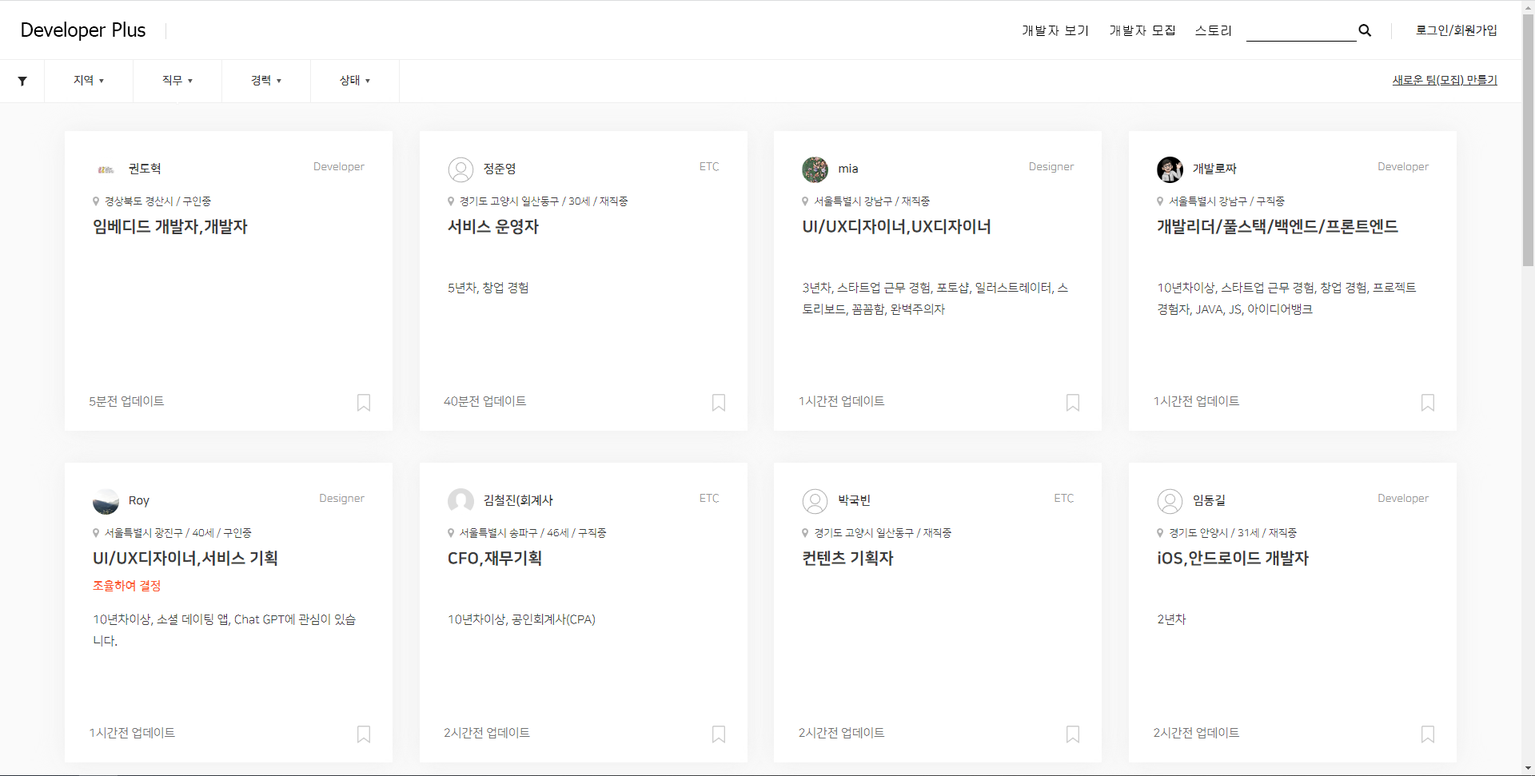
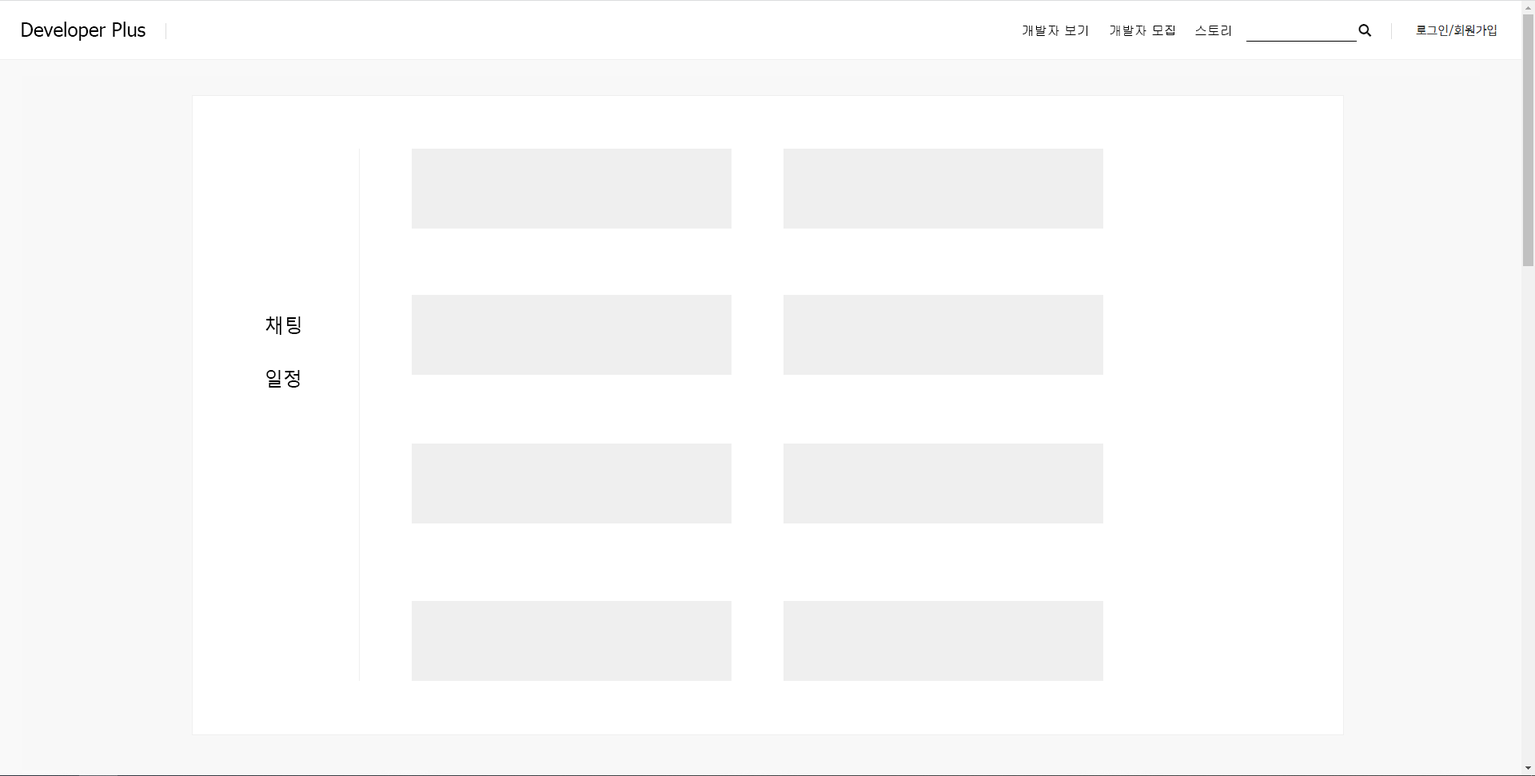
Layer changes from the first 1535x776 image to the second:
added group "메인페이지" with 14 layers above "상단바" over (191, 95, 1344, 736)
added group "메뉴 탭" with 3 layers in group "메인페이지" over (265, 148, 360, 682)
added layer "선 1" in group "메뉴 탭" over (358, 148, 360, 682)
added layer "일정" in group "메뉴 탭" over (266, 370, 300, 388)
added layer "채팅" in group "메뉴 탭" over (265, 316, 301, 335)
added group "채팅 탭" with 8 layers in group "메인페이지" over (411, 148, 1104, 682)
added layer "사각형 3 복사 4" (1st of 2, in "메인페이지" › "채팅 탭") in group "채팅 탭" over (783, 601, 1104, 682)
added layer "사각형 3 복사 4" (2nd of 2, in "메인페이지" › "채팅 탭") in group "채팅 탭" over (411, 601, 732, 682)
added layer "사각형 3 복사 3" (1st of 2, in "메인페이지" › "채팅 탭") in group "채팅 탭" over (783, 443, 1104, 524)
added layer "사각형 3 복사 3" (2nd of 2, in "메인페이지" › "채팅 탭") in group "채팅 탭" over (411, 443, 732, 524)
added layer "사각형 3 복사 2" (1st of 2, in "메인페이지" › "채팅 탭") in group "채팅 탭" over (783, 294, 1104, 375)
added layer "사각형 3 복사 2" (2nd of 2, in "메인페이지" › "채팅 탭") in group "채팅 탭" over (411, 294, 732, 375)
added layer "사각형 3 복사" in group "채팅 탭" over (783, 148, 1104, 229)
added layer "사각형 3" in group "채팅 탭" over (411, 148, 732, 229)
added layer "백 패널" in group "메인페이지" over (191, 95, 1344, 736)
renamed "검색" to "메인 레이아웃", painted on it over (0, 59, 1522, 771)
removed layer "레이어 1" over (0, 59, 1522, 771)
